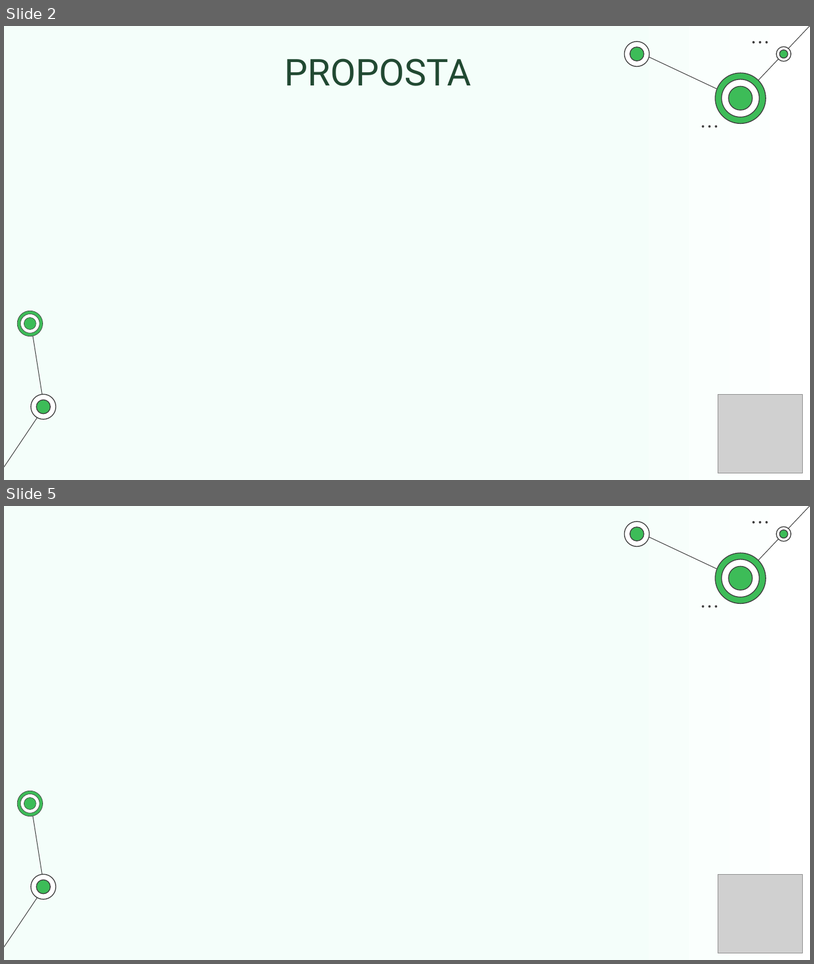
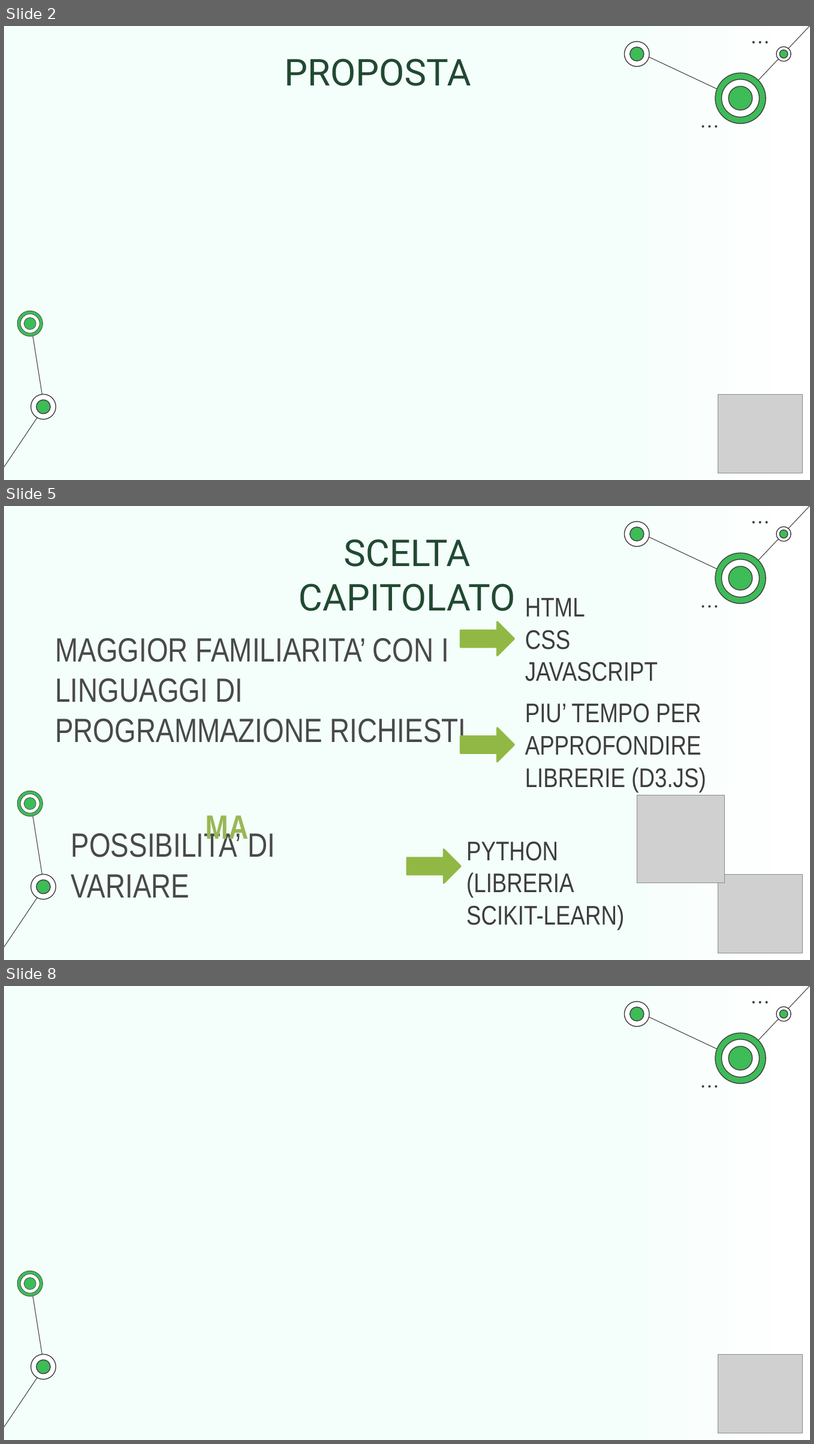
Before and after one commit to Club-Swendwich/Documenti, a slide deck: presentazioni/PresentazioneCandidatura.pptx. Shown one above the other, each under a label of ours: slides 2 and 5 before the commit, slides 2, 5 and 8 after it; the slides between them are not shown. The pictures are 814x964 and 814x1444 pixels, drawn with LibreOffice and Linux fonts; fonts in the diff are those of the drawing; grey boxes stand for pictures. Boxes give left, top, right and bottom in pixels: in the first picture for what was removed or moved away, otherwise in the second. Text is boxed around its words. In the diff, an @@ line names an element or a change of style, - is before the commit and + after.

Commit message:
commento possibile variazione doc Impegni + diapositive ppt scelta cap e grafici

```diff
--- a/presentazioni/PresentazioneCandidatura.pptx
+++ b/presentazioni/PresentazioneCandidatura.pptx
@@ slide 5 added at [4,506,810,960], background gradient #F4FEFA to #FFFFFF; not listed: 34 template elements that a slide beside it also shows @@
@@ title added at [299,539,515,611], 44 pt, text #214932 @@
+SCELTA CAPITOLATO
@@ text added at [525,598,658,681], 32 pt, text #3D3D3D @@
+HTML
+CSS
+JAVASCRIPT
@@ right arrow added at [461,622,515,655], fill #91B844, outline #91B844 2 pt @@
@@ text added at [55,638,467,748], 40 pt, text #494949 @@
+MAGGIOR FAMILIARITA’ CON I LINGUAGGI DI PROGRAMMAZIONE RICHIESTI
@@ text added at [525,703,706,792], 32 pt, text #3D3D3D @@
+PIU’ TEMPO PER APPROFONDIRE LIBRERIE (D3.JS)
@@ right arrow added at [461,728,515,762], fill #91B844, outline #91B844 2 pt @@
@@ picture added at [638,795,725,882] @@
@@ text added at [71,829,276,897], 40 pt, text #494949 @@
+POSSIBILITA’ DI VARIARE
@@ text added at [206,815,249,844], 40 pt, text #99B755, bold @@
+MA
@@ text added at [467,841,624,930], 32 pt, text #3D3D3D @@
+PYTHON (LIBRERIA SCIKIT-LEARN)
@@ right arrow added at [408,849,461,883], fill #91B844, outline #91B844 2 pt @@
@@ picture added at [719,874,803,953] @@
@@ what was slide 5 is now slide 8 @@
```
Also in this commit, not shown: 1 slide changed, 3 other slides added, 1 slide removed, 1 other file.
